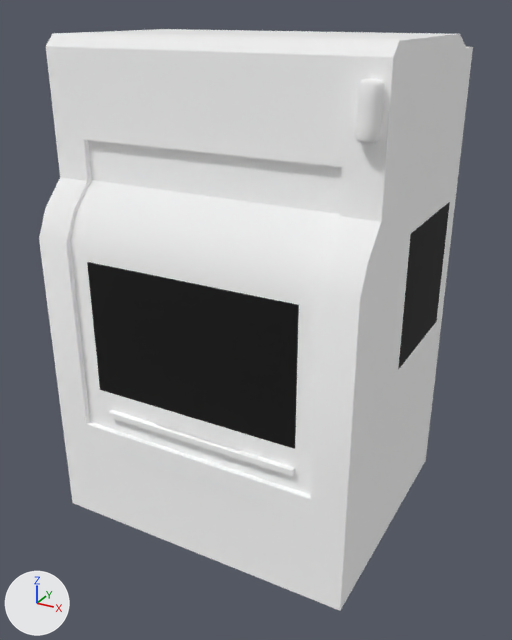
The glTF model asset/device/dmdn800i/scene.gltf as it was, and as the next commit left it.
Rendered twice from a camera (50 mm lens) standing at (0.809, -1.502, 1.245) and looking at (0.014, -0.055, 0.521). Every picture has the same lights, and +X, +Y and +Z are marked at lower left. Where no turn or scale is listed for an object, it has been applied to the vertices.
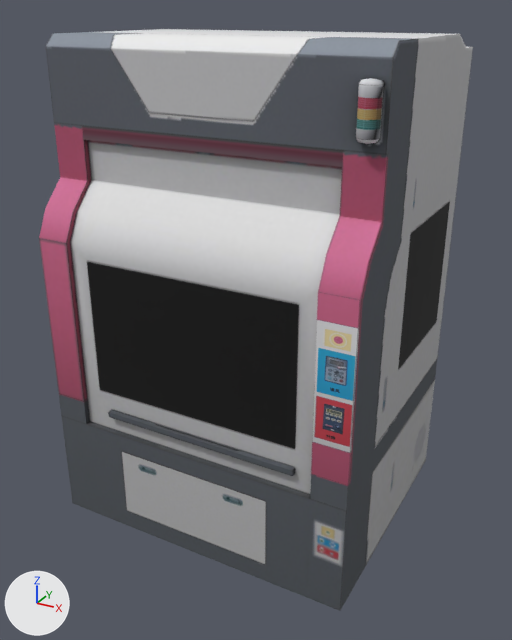
Where the change shows, as pixel boxes (x1, y1, x2, y2) in the pictures (512 x 640 px):
'Object_4', surface changed (white to grey): (39, 29, 473, 611) in both

The change, as a list of edits to the scene's bpy script:
```text
Add img_material_0_diffuse_jpeg:
    img_material_0_diffuse_jpeg = load_image('Material_0_diffuse.jpeg', 'textures/Material_0_diffuse.jpeg', 512, 512, 'sRGB')
Change mat_material_0:
    remove mat_material_0.base_color = (1.0, 1.0, 1.0)  # white #ffffff
    mat_material_0.metallic: 1.0 -> 0.0
    add mat_material_0.texture = img_material_0_diffuse_jpeg
```
